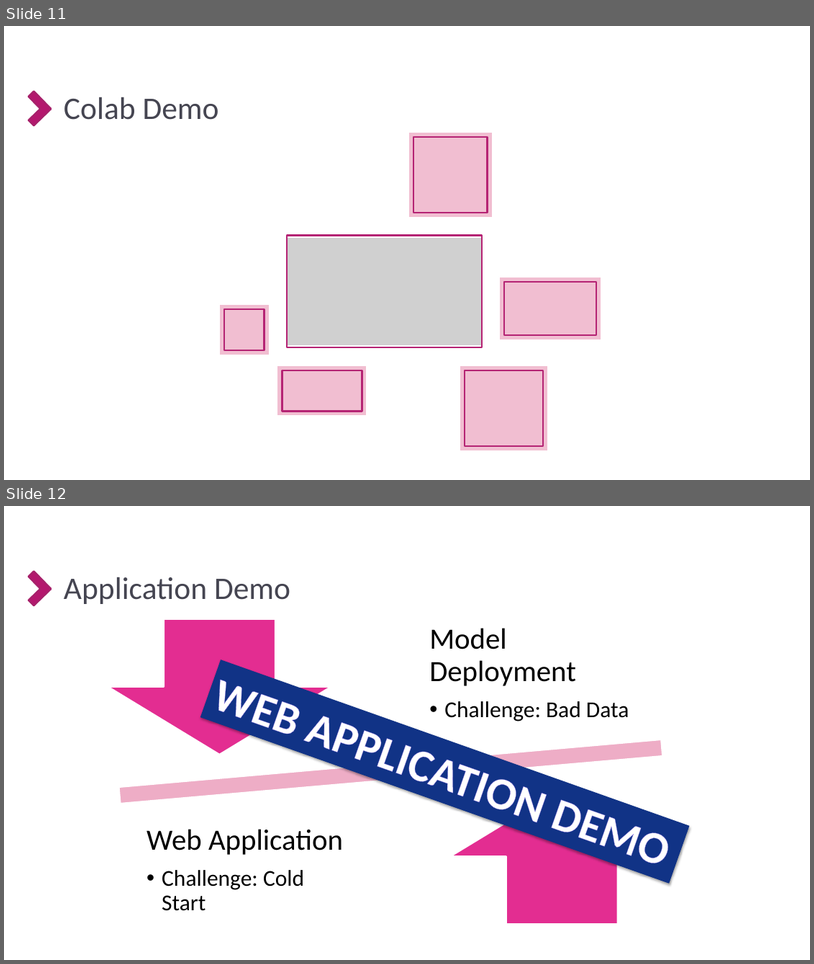
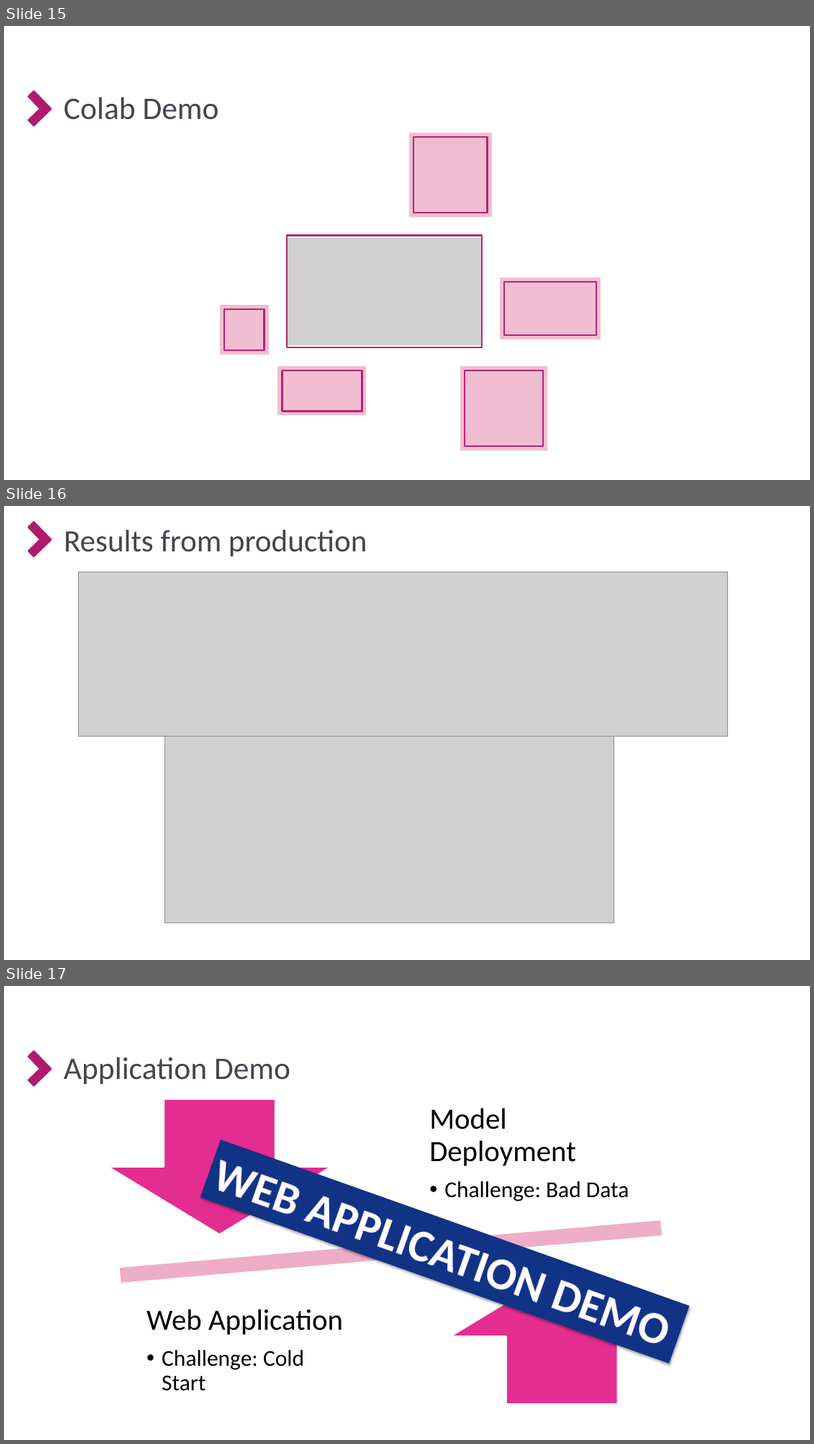
Before and after one commit to GPSV-Project/Recommendation_System, a slide deck: 3- Presentation/Recommendation Engine Project using MMoE.pptx. Shown one above the other, each under a label of ours: slides 11 and 12 before the commit, slides 15, 16 and 17 after it. The pictures are 814x964 and 814x1444 pixels, drawn with LibreOffice and Linux fonts; fonts in the diff are those of the drawing; grey boxes stand for pictures; background and template pictures are left out. Boxes give left, top, right and bottom in pixels: in the first picture for what was removed or moved away, otherwise in the second. Text is boxed around its words. In the diff, an @@ line names an element or a change of style, - is before the commit and + after.

```diff
--- a/3- Presentation/Recommendation Engine Project using MMoE.pptx
+++ b/3- Presentation/Recommendation Engine Project using MMoE.pptx
@@ slide 16 added at <box>4,506,810,960</box>, background picture (left out) @@
@@ corner added at <box>17,522,52,556</box>, fill #B4186E, outline #A8216B 2 pt @@
@@ rectangle added at <box>29,525,145,559</box>, fill #FFFFFF, outline #FFFFFF 2 pt @@
@@ text added at <box>64,530,368,556</box>, 37 pt, text #454551 @@
+Results from production
@@ picture added at <box>78,572,729,736</box> @@
@@ picture added at <box>165,736,615,923</box> @@
@@ what was slide 11 is now slide 15 @@
@@ what was slide 12 is now slide 17 @@
```
Also in this commit, not shown: 9 slides changed, 4 other slides added, 11 other files.
